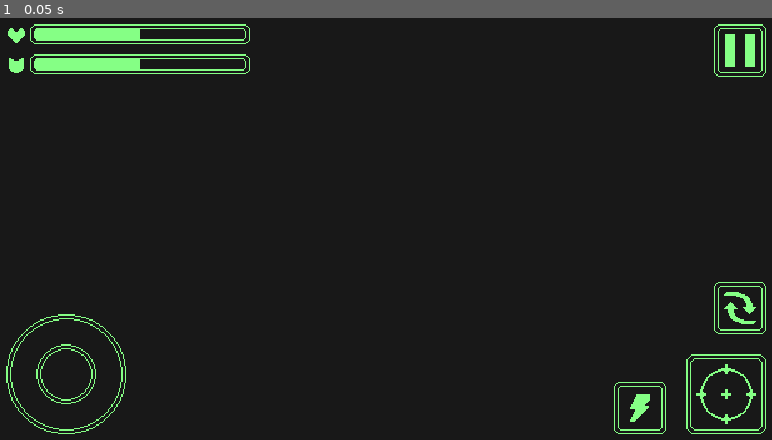
Above: before the commit, frame 1.
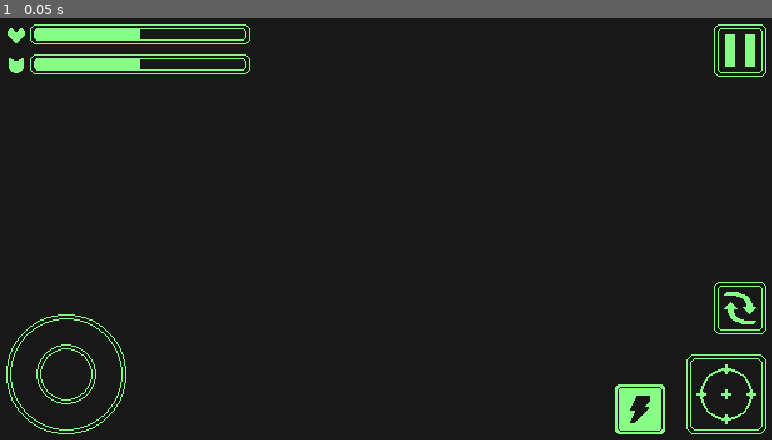
Above: after the commit, the same moment.

Repository: YugamiShinku/space_defender
Game: Godot game, scene res://scenes/ui/game_menu.tscn
Same seed, same stepped clock (60 frames per second), same inputs: the game is played once before the commit and once after it. This scene is started directly instead of the project's main scene.
Inputs:
- Up to frame 1 (0.05 s): no input

The runs differ from the first frame. In frame 1, 0.7% of the frame differs, in the area x 79-87%, y 86-99%.
Error before the commit: Invalid access to property or key 'health' on a base object of type 'Nil'. (res://scripts/ui/game_menu.gd:15)
Error after the commit: Invalid access to property or key 'health' on a base object of type 'Nil'. (res://scripts/ui/game_menu.gd:17)

Commit message:
abilities 2.0; mackedonian

Diff:
--- a/scenes/actor/enemy/enemy.tscn
+++ b/scenes/actor/enemy/enemy.tscn
@@ -410,9 +410,6 @@
 [sub_resource type="CapsuleShape2D" id="CapsuleShape2D_qtsib"]
 height = 46.0
 
-[sub_resource type="OccluderPolygon2D" id="OccluderPolygon2D_3wbbh"]
-polygon = PackedVector2Array(-10, -13, 10, -13, 10, -1, -10, -1)
-
 [node name="Enemy Controller" type="CharacterBody2D" groups=["Enemy"]]
 y_sort_enabled = true
 collision_layer = 0
@@ -504,25 +501,23 @@
 position = Vector2(0, -24)
 shape = SubResource("CapsuleShape2D_qtsib")
 
-[node name="ActorEquipment" type="Node2D" parent="." node_paths=PackedStringArray("pickup_marker", "drop_marker")]
+[node name="ActorEquipment" type="Node2D" parent="." node_paths=PackedStringArray("pickup_marker_front", "pickup_marker_back", "drop_marker")]
 script = ExtResource("8_7mrng")
-pickup_marker = NodePath("../Marker2D (Pickup Weapon)")
+max_weapons = 1
+pickup_marker_front = NodePath("../Marker2D (Pickup Weapon)")
+pickup_marker_back = NodePath("../Marker2D (Pickup Weapon)")
 drop_marker = NodePath("../Marker2D (Drop Weapon)")
 metadata/_custom_type_script = "uid://dgji7k80x8k3b"
 
-[node name="ActorAimer" type="Node2D" parent="." node_paths=PackedStringArray("rotatable")]
+[node name="ActorAimer" type="Node2D" parent="." node_paths=PackedStringArray("rotatables")]
 script = ExtResource("11_pmlkf")
-rotatable = NodePath("../Marker2D (Pickup Weapon)")
+rotatables = [NodePath("../Marker2D (Pickup Weapon)")]
 metadata/_custom_type_script = "uid://dylxwbngibnom"
 
 [node name="ActorEffector" type="Node2D" parent="." node_paths=PackedStringArray("effectable")]
 script = ExtResource("12_1bv4h")
 effectable = NodePath("../AnimatedSprite2D")
 metadata/_custom_type_script = "uid://dv2cdp1ks5cjq"
-
-[node name="LightOccluder2D" type="LightOccluder2D" parent="."]
-occluder = SubResource("OccluderPolygon2D_3wbbh")
-occluder_light_mask = 3
 
 [connection signal="area_entered" from="Weapon Detector" to="Weapon Detector" method="_on_area_entered"]
 [connection signal="area_exited" from="Weapon Detector" to="Weapon Detector" method="_on_area_exited"]
--- a/scenes/actor/player/player.tscn
+++ b/scenes/actor/player/player.tscn
@@ -9,7 +9,7 @@
 [ext_resource type="Script" uid="uid://b43vtels5n8e2" path="res://scripts/actor/actor_detector.gd" id="6_45651"]
 [ext_resource type="Script" uid="uid://ltvf8d8y81xv" path="res://scripts/actor/actor_health.gd" id="6_egpl5"]
 [ext_resource type="Script" uid="uid://dgji7k80x8k3b" path="res://scripts/actor/actor_equipment.gd" id="7_itu6y"]
-[ext_resource type="Script" uid="uid://dg0ual8lc7p1i" path="res://scenes/actor/player/player_ability.gd" id="10_da3jf"]
+[ext_resource type="Script" uid="uid://dg0ual8lc7p1i" path="res://scripts/actor/ability_makedonian.gd" id="10_da3jf"]
 [ext_resource type="Script" uid="uid://dylxwbngibnom" path="res://scripts/actor/actor_aimer.gd" id="10_r3jy3"]
 [ext_resource type="Script" uid="uid://dv2cdp1ks5cjq" path="res://scripts/actor/actor_effector.gd" id="11_x0gpd"]
 [ext_resource type="Script" uid="uid://bovrtd83imkic" path="res://scripts/actor/actor_shake.gd" id="12_da11b"]
@@ -414,9 +414,6 @@
 [sub_resource type="CapsuleShape2D" id="CapsuleShape2D_insbl"]
 height = 46.0
 
-[sub_resource type="OccluderPolygon2D" id="OccluderPolygon2D_egpl5"]
-polygon = PackedVector2Array(-10, -13, 10, -13, 10, -1, -10, -1)
-
 [node name="Player Controller" type="CharacterBody2D" groups=["Player"]]
 y_sort_enabled = true
 collision_layer = 0
@@ -462,9 +459,13 @@
 parameters/walk/blend_position = Vector2(0, 0)
 script = ExtResource("4_rwg1c")
 
-[node name="Marker2D (Pickup Weapon)" type="Marker2D" parent="."]
+[node name="Marker2D (Pickup Weapon Front)" type="Marker2D" parent="."]
 z_index = 1
-position = Vector2(-2, -24)
+position = Vector2(0, -18)
+gizmo_extents = 8.0
+
+[node name="Marker2D (Pickup Weapon Back)" type="Marker2D" parent="."]
+position = Vector2(0, -26)
 gizmo_extents = 8.0
 
 [node name="Marker2D (Drop Weapon)" type="Marker2D" parent="."]
@@ -484,13 +485,15 @@
 [node name="CollisionShape2D (Weapon Detector)" type="CollisionShape2D" parent="Weapon Detector"]
 shape = SubResource("CircleShape2D_gw8h6")
 
-[node name="Aim Detector" type="Area2D" parent="."]
+[node name="Aim Detector" type="Area2D" parent="." node_paths=PackedStringArray("area_exceptions", "body_exceptions")]
 visible = false
 position = Vector2(0, -24)
 collision_layer = 0
 collision_mask = 4
 monitorable = false
 script = ExtResource("6_45651")
+area_exceptions = [NodePath("../ActorHealth")]
+body_exceptions = [NodePath("..")]
 group_exceptions = Array[StringName]([&"Player"])
 
 [node name="CollisionShape2D (Aim Detector)" type="CollisionShape2D" parent="Aim Detector"]
@@ -516,22 +519,16 @@
 speed = 200.0
 metadata/_custom_type_script = "uid://pgm1sd3syd54"
 
-[node name="ActorEquipment" type="Node2D" parent="." node_paths=PackedStringArray("pickup_marker", "drop_marker")]
+[node name="ActorEquipment" type="Node2D" parent="." node_paths=PackedStringArray("pickup_marker_front", "pickup_marker_back", "drop_marker")]
 script = ExtResource("7_itu6y")
-pickup_marker = NodePath("../Marker2D (Pickup Weapon)")
+pickup_marker_front = NodePath("../Marker2D (Pickup Weapon Front)")
+pickup_marker_back = NodePath("../Marker2D (Pickup Weapon Back)")
 drop_marker = NodePath("../Marker2D (Drop Weapon)")
 metadata/_custom_type_script = "uid://dgji7k80x8k3b"
 
-[node name="PlayerAbility" type="Node2D" parent="."]
-script = ExtResource("10_da3jf")
-
-[node name="Timer" type="Timer" parent="PlayerAbility"]
-
-[node name="CooldownTimer" type="Timer" parent="PlayerAbility"]
-
-[node name="ActorAimer" type="Node2D" parent="." node_paths=PackedStringArray("rotatable")]
+[node name="ActorAimer" type="Node2D" parent="." node_paths=PackedStringArray("rotatables")]
 script = ExtResource("10_r3jy3")
-rotatable = NodePath("../Marker2D (Pickup Weapon)")
+rotatables = [NodePath("../Marker2D (Pickup Weapon Front)"), NodePath("../Marker2D (Pickup Weapon Back)")]
 rotation_speed = 10.0
 metadata/_custom_type_script = "uid://dylxwbngibnom"
 
@@ -545,8 +542,10 @@
 shakable = NodePath("../Camera2D")
 metadata/_custom_type_script = "uid://bovrtd83imkic"
 
-[node name="LightOccluder2D" type="LightOccluder2D" parent="."]
-occluder = SubResource("OccluderPolygon2D_egpl5")
+[node name="ActorAbility" type="Node2D" parent="." node_paths=PackedStringArray("equipment")]
+script = ExtResource("10_da3jf")
+equipment = NodePath("../ActorEquipment")
+metadata/_custom_type_script = "uid://dg0ual8lc7p1i"
 
 [connection signal="area_entered" from="Weapon Detector" to="Weapon Detector" method="_on_area_entered"]
 [connection signal="area_exited" from="Weapon Detector" to="Weapon Detector" method="_on_area_exited"]
--- a/scenes/actor/player/player_ability.gd
+++ /dev/null
@@ -1,59 +0,0 @@
-class_name PlayerAbility extends Node
-
-@export var duration: float = 5.0
-@export var cooldown: float = 10.0
-@export var input_action: String = "ability"
-@export var weapon_offset: Vector2 = Vector2(10, -10)
-
-@onready var timer: Timer = $Timer
-@onready var cooldown_timer: Timer = $CooldownTimer
-
-var equipment: ActorEquipment
-var is_active: bool = false
-var can_use: bool = true
-var original_positions: Array[Vector2] = []
-
-func _ready() -> void:
-	equipment = get_parent().get_node("ActorEquipment")
-	timer.one_shot = true
-	timer.timeout.connect(_on_ability_end)
-
-	cooldown_timer.one_shot = true
-	cooldown_timer.timeout.connect(_on_cooldown_end)
-
-func _input(event: InputEvent) -> void:
-	if event.is_action_pressed(input_action) and can_use and not is_active:
-		activate()
-
-func activate() -> void:
-	if equipment._weapons.size() < 2:
-		return
-
-	is_active = true
-	can_use = false
-
-	original_positions = []
-	for weapon in equipment._weapons:
-		original_positions.append(weapon.position)
-
-	equipment._weapons[0].position = original_positions[0]
-	equipment._weapons[1].position = original_positions[1] + weapon_offset
-
-	for weapon in equipment._weapons:
-		weapon.visible = true
-
-	timer.start(duration)
-	cooldown_timer.start(cooldown + duration)
-
-func _on_ability_end() -> void:
-	is_active = false
-	for i in range(equipment._weapons.size()):
-		if i < original_positions.size():
-			equipment._weapons[i].position = original_positions[i]
-	equipment._update_weapon_visibility()
-
-func _on_cooldown_end() -> void:
-	can_use = true
-
-func is_dual_fire_active() -> bool:
-	return is_active
--- a/scenes/level/matrix.tscn
+++ b/scenes/level/matrix.tscn
@@ -77,7 +77,10 @@
 process_mode = 3
 stream = ExtResource("16_uonyc")
 pitch_scale = 1.25
-parameters/looping = tru
+parameters/looping = true
 
 [node name="Weapon (Shotgun)" parent="." instance=ExtResource("12_6sbh7")]
 position = Vector2(-21, -13)
+
+[node name="Weapon (Autogun)" parent="." instance=ExtResource("10_2w7b4")]
+position = Vector2(-29, -28)
--- a/scenes/ui/game_menu.tscn
+++ b/scenes/ui/game_menu.tscn
@@ -74,9 +74,19 @@
 
 [node name="TouchScreenButton (Skill)" type="TouchScreenButton" parent="CanvasLayer"]
 position = Vector2(502, 302)
-texture_normal = ExtResource("10_nrj1f")
-texture_pressed = ExtResource("15_pvm57")
+texture_normal = ExtResource("15_pvm57")
+texture_pressed = ExtResource("10_nrj1f")
 action = "ability"
+
+[node name="TextureProgressBar (Skill)" type="TextureProgressBar" parent="CanvasLayer"]
+offset_left = 502.0
+offset_top = 303.0
+offset_right = 678.0
+offset_bottom = 345.0
+value = 100.0
+fill_mode = 3
+texture_under = ExtResource("10_nrj1f")
+texture_progress = ExtResource("15_pvm57")
 
 [node name="Heart" type="Sprite2D" parent="CanvasLayer"]
 position = Vector2(24, 25)
--- /dev/null
+++ b/scripts/actor/ability_makedonian.gd
@@ -0,0 +1,54 @@
+class_name ActorAbility extends Node2D
+
+@export var duration := 5.0
+@export var cooldown := 10.0
+@export var equipment: ActorEquipment
+
+@onready var duration_timer := Timer.new()
+@onready var cooldown_timer := Timer.new()
+
+var is_active := false
+var can_use := true
+var _current := 100.0
+
+func _ready() -> void:
+	duration_timer.wait_time = duration / 100.0
+	duration_timer.timeout.connect(_on_ability)
+	add_child(duration_timer)
+
+	cooldown_timer.autostart = true
+	cooldown_timer.wait_time = cooldown / 100.0
+	cooldown_timer.timeout.connect(_on_cooldown)
+	add_child(cooldown_timer)
+
+func activate() -> void:
+	if is_active or !can_use: return
+
+	is_active = true
+	can_use = false
+
+	equipment.toggle_macedonian_shooting()
+
+	duration_timer.start()
+
+func _on_ability() -> void:
+	if _current <= 0.0:
+		if is_active:
+			equipment.toggle_macedonian_shooting()
+			cooldown_timer.start()
+		is_active = false
+		duration_timer.stop()
+		return
+
+	_current -= 1.0
+
+func _on_cooldown() -> void:
+	if _current >= 100.0:
+		can_use = true
+		cooldown_timer.stop()
+		return
+
+	_current += 1.0
+
+func is_dual_fire_active() -> bool:
+	return is_active
--- a/scripts/actor/actor_aimer.gd
+++ b/scripts/actor/actor_aimer.gd
@@ -1,17 +1,18 @@
 class_name ActorAimer extends Node2D
 
-@export var rotatable: Node2D
+@export var rotatables: Array[Node2D]
 @export_range(0.0, 100.0, 0.5) var rotation_speed := 7.5
 
 var target_position := Vector2.ZERO
 
 func _physics_process(delta: float) -> void:
 	if target_position.length() > 0.1:
-		if target_position.x < 0: rotatable.scale.y = -1
-		elif target_position.x > 0: rotatable.scale.y = 1
+		for rotatable in rotatables:
+			if target_position.x < 0: rotatable.scale.y = -1
+			elif target_position.x > 0: rotatable.scale.y = 1
 
-		rotatable.global_rotation = lerp_angle(
-			rotatable.global_rotation,
-			target_position.angle(),
-			rotation_speed * delta
-		)
+			rotatable.global_rotation = lerp_angle(
+				rotatable.global_rotation,
+				target_position.angle(),
+				rotation_speed * delta
+			)
--- a/scripts/actor/actor_equipment.gd
+++ b/scripts/actor/actor_equipment.gd
@@ -1,53 +1,105 @@
 class_name ActorEquipment extends Node2D
 
 @export_range(0, 10, 1) var max_weapons := 2
-@export var pickup_marker: Marker2D
+@export var pickup_marker_front: Marker2D
+@export var pickup_marker_back: Marker2D
 @export var drop_marker: Marker2D
 
 var _weapons: Array[Weapon] = []
-var _current_weapon_i := -1
+var _current_weapons: Array[int] = []
 
-func get_current_weapon() -> Weapon:
-	if _current_weapon_i == -1: return null
-	return _weapons[_current_weapon_i]
+func toggle_macedonian_shooting() -> void:
+	if _weapons.size() < 2:
+		return
 
-func drop_current_weapon() -> Weapon:
-	if _current_weapon_i == -1: return
+	# Если уже активны два оружия - переключаемся на одно
+	if _current_weapons.size() >= 2:
+		_current_weapons = [_weapons.size() - 1]  # Только последнее оружие
+	else:
+		# Активируем два последних оружия
+		_current_weapons = [_weapons.size() - 2, _weapons.size() - 1]
 
-	var weapon: Weapon = _weapons.pop_at(_current_weapon_i)
+	_update_weapon_visibility()
+
+func get_current_weapons() -> Array[Weapon]:
+	var result: Array[Weapon] = []
+	for i in _current_weapons:
+		if i < _weapons.size():
+			result.append(_weapons[i])
+	return result
+
+func drop_weapon(index: int) -> Weapon:
+	if index < 0 or index >= _weapons.size():
+		return null
+
+	var weapon: Weapon = _weapons[index]
+	_weapons.remove_at(index)
+
+	# Обновляем индексы в _current_weapons
+	for i in range(_current_weapons.size()):
+		if _current_weapons[i] > index:
+			_current_weapons[i] -= 1
+		elif _current_weapons[i] == index:
+			_current_weapons.remove_at(i)
+			break
+
 	weapon.get_parent().remove_child(weapon)
 	get_tree().current_scene.add_child(weapon)
-
 	weapon.global_position = drop_marker.global_position
 	weapon.set_pickable(true)
 
-	if _weapons.is_empty(): _current_weapon_i = -1
-	else: _current_weapon_i = _weapons.size() - 1
+	# Если не осталось активных оружий, но есть другие - активируем последнее
+	if _current_weapons.is_empty() && !_weapons.is_empty():
+		_current_weapons = [_weapons.size() - 1]
 
 	_update_weapon_visibility()
-
 	return weapon
 
+func drop_current_weapon() -> Weapon:
+	if _weapons.is_empty():
+		return null
+	return drop_weapon(_weapons.size() - 1)
+
+
 func pickup_weapon(weapon: Weapon) -> void:
-	if _weapons.size() >= max_weapons: drop_current_weapon()
+	if _weapons.size() >= max_weapons:
+		drop_weapon(0)  # Выбрасываем самое старое оружие
 
 	weapon.get_parent().remove_child(weapon)
-	pickup_marker.add_child(weapon)
-
-	weapon.global_position = pickup_marker.global_position
+	pickup_marker_front.add_child(weapon)
+	weapon.global_position = pickup_marker_front.global_position
 	weapon.set_pickable(false)
 
 	_weapons.append(weapon)
 
-	_current_weapon_i = _weapons.size() - 1
+	# При подборе нового оружия делаем его активным
+	_current_weapons = [_weapons.size() - 1]
 	_update_weapon_visibility()
 
 func switch_to_next_weapon() -> void:
-	if _current_weapon_i == -1: return
+	if _weapons.is_empty():
+		return
 
-	_current_weapon_i = (_current_weapon_i + 1) % _weapons.size()
+	# Находим следующее неактивное оружие
+	for i in range(_weapons.size()):
+		var next_index = (_weapons.size() - 1 - i) % _weapons.size()
+		if not _current_weapons.has(next_index):
+			_current_weapons = [next_index]
+			break
+
 	_update_weapon_visibility()
 
 func _update_weapon_visibility() -> void:
 	for i in range(_weapons.size()):
-		_weapons[i].visible = (i == _current_weapon_i)
+		var weapon = _weapons[i]
+		var is_active = _current_weapons.has(i)
+		weapon.visible = is_active
+
+		if is_active:
+			# Определяем позицию активного оружия
+			var position_in_active = _current_weapons.find(i)
+			var marker = pickup_marker_front if position_in_active == 0 else pickup_marker_back
+
+			if weapon.get_parent() != marker:
+				weapon.reparent(marker)
+			weapon.position = Vector2.ZERO
--- a/scripts/actor/enemy_controller.gd
+++ b/scripts/actor/enemy_controller.gd
@@ -34,13 +34,14 @@
 	_setup_aimer_target_position()
 	_setup_animator_state()
 
-	var current_weapon := equipment.get_current_weapon()
+	var current_weapons := equipment.get_current_weapons()
 	var nearest_weapon := weapon_detector.get_nearest_target()
-	if !current_weapon and nearest_weapon:
+	if current_weapons.is_empty() and nearest_weapon:
 		equipment.pickup_weapon(nearest_weapon.get_parent())
 
-	if aim_detector.get_nearest_target() && current_weapon:
-		current_weapon.shoot()
+	if aim_detector.get_nearest_target() && !current_weapons.is_empty():
+		for current_weapon in current_weapons:
+			current_weapon.shoot()
 
 func _on_actor_health_after_take_damage(damage: float) -> void:
 	effector.blink_thickness()
--- a/scripts/actor/player_controller.gd
+++ b/scripts/actor/player_controller.gd
@@ -11,14 +11,14 @@
 @onready var camera: Camera2D = $"Camera2D"
 @onready var effector: ActorEffector = $"ActorEffector"
 @onready var camera_shake: ActorShake = $"ActorShake"
-@onready var player_ability: PlayerAbility = $"PlayerAbility"
+@onready var ability: ActorAbility = $"ActorAbility"
 
 func _setup_movement_direction() -> void:
 	movement._direction = Input.get_vector("move_left", "move_right", "move_up", "move_down").normalized()
 
 func _setup_aimer_target_position() -> void:
-	var current_weapon = equipment.get_current_weapon()
-	if current_weapon:
+	var current_weapons = equipment.get_current_weapons()
+	if !current_weapons.is_empty():
 		var aim_nearest_target = aim_detector.get_nearest_target()
 		if aim_nearest_target:
 			aimer.target_position = aim_nearest_target.global_position - global_position
@@ -36,6 +36,9 @@
 		else:
 			equipment.switch_to_next_weapon()
 
+	if Input.is_action_pressed("ability"):
+		ability.activate()
+
 func _process(_delta: float) -> void:
 	_setup_movement_direction()
 	_setup_aimer_target_position()
@@ -49,20 +52,9 @@
 			if target.get_parent().has_method("set_detected"):
 				target.get_parent().set_detected(false)
 
-	var current_weapon: Weapon = equipment.get_current_weapon()
-	if Input.is_action_pressed("shoot") && current_weapon && current_weapon._can_shoot:
-		if player_ability.is_dual_fire_active() and equipment._weapons.size() >= 2:
-			var bullets_count = current_weapon.shoot()
-
-			var second_weapon = equipment._weapons[1 if equipment._current_weapon_i == 0 else 0]
-			if second_weapon._can_shoot:
-				bullets_count += second_weapon.shoot()
-
-			Input.vibrate_handheld(
-				current_weapon.fire_rate * 100 * Vibration.VIBRATION_STRENGTH,
-				clamp(current_weapon.fire_rate * bullets_count, 0.1, 1.0) * Vibration.VIBRATION_STRENGTH
-			)
-		else:
+	var current_weapons = equipment.get_current_weapons()
+	if Input.is_action_pressed("shoot") && !current_weapons.is_empty():
+		for current_weapon in current_weapons:
 			var bullets_count = current_weapon.shoot()
 			Input.vibrate_handheld(
 				current_weapon.fire_rate * 100 * Vibration.VIBRATION_STRENGTH,
--- a/scripts/ui/game_menu.gd
+++ b/scripts/ui/game_menu.gd
@@ -6,6 +6,8 @@
 
 @onready var _health_bar: TextureProgressBar = $"CanvasLayer/TextureProgressBar (Health)"
 @onready var _protection_bar: TextureProgressBar = $"CanvasLayer/TextureProgressBar (Protection)"
+@onready var _skill_bar: TextureProgressBar = $"CanvasLayer/TextureProgressBar (Skill)"
+@onready var _skill_button: TouchScreenButton = $"CanvasLayer/TouchScreenButton (Skill)"
 @onready var _canvas_layer: CanvasLayer = $"CanvasLayer"
 
 func set_visibility(visible: bool) -> void:
@@ -18,6 +20,16 @@
 	_health_bar.value = player_controller.health._health_current
 	_protection_bar.value = player_controller.health._protection_current
 
+	_skill_bar.value = player_controller.ability._current
+	if player_controller.ability._current < 100:
+		_skill_bar.visible = true
+		_skill_button.visible = false
+	else:
+		_skill_bar.visible = false
+		_skill_button.visible = true
+
+	print(player_controller.ability._current)
+
 func _on_touch_screen_button_pause_released() -> void:
 	get_tree().paused = true
 	pause_menu.set_visibility(true)
--- a/scripts/weapon/gun.gd
+++ b/scripts/weapon/gun.gd
@@ -23,7 +23,6 @@
 
 func set_pickable(enabled: bool):
 	pickup_area.monitorable = enabled
-	sprite.material.set_shader_parameter("outline_thickness", 1.0 if enabled else 0.0)
 
 func shoot() -> int:
 	if !_can_shoot || _current_ammo <= 0:
--- a/tilesets/floor_tileset.tres
+++ b/tilesets/floor_tileset.tres
@@ -27,7 +27,7 @@
 tile_shape = 1
 tile_size = Vector2i(48, 24)
 occlusion_layer_0/light_mask = 1
-physics_layer_0/collision_layer = 0
+physics_layer_0/collision_layer = 3
 physics_layer_0/collision_mask = 0
 navigation_layer_0/layers = 1
 sources/0 = SubResource("TileSetAtlasSource_5kadq")
Not shown: 1 places in scenes/actor/enemy/enemy.tscn that only renumber resources
Not shown: 1 places in scenes/actor/player/player.tscn that only renumber resources
Renamed: scenes/actor/player/player_ability.gd.uid -> scripts/actor/ability_makedonian.gd.uid
